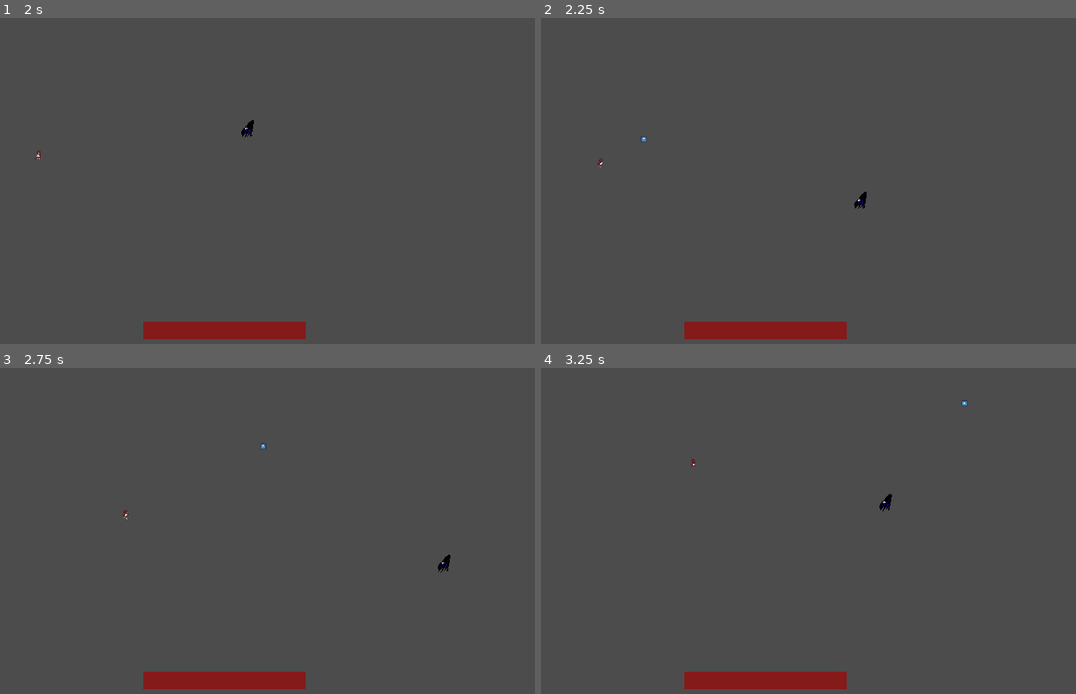
Above: before the commit, frames 1-4 (two rows, left to right).
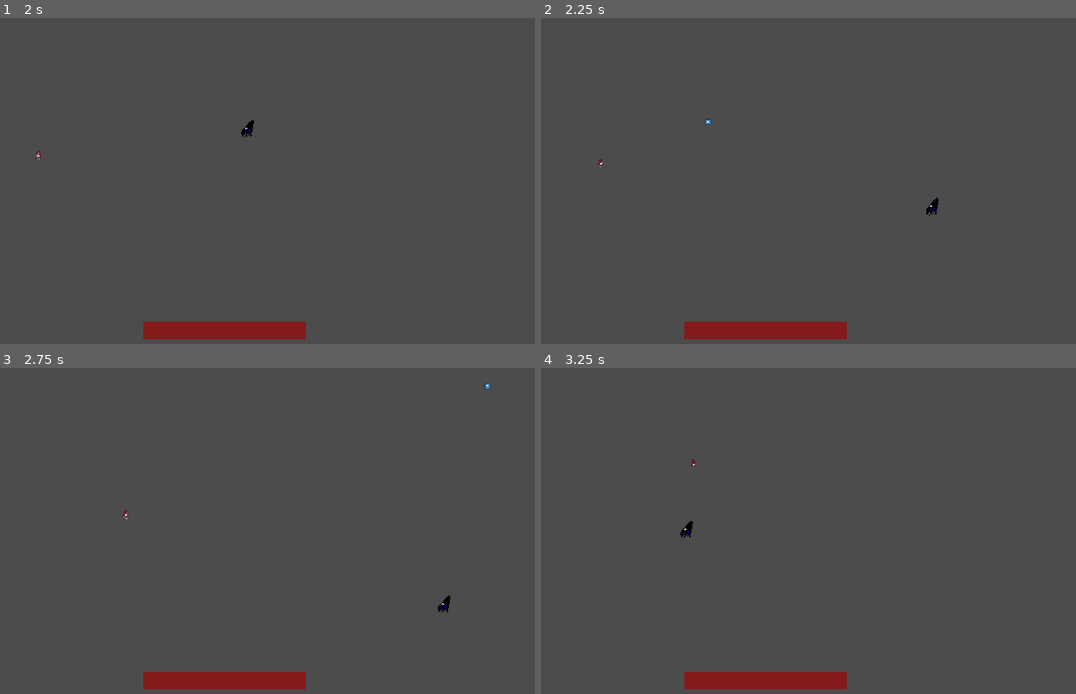
Above: after the commit, the same moments.

Repository: LadyVolk/The-Modern-Triad
Game: Godot game, scene res://Bosses/Anxiety/Level2.tscn
The game is run twice, just before and just after one commit, with the same random seed, the same clock (stepped at 60 frames per second) and the same inputs. This scene is started directly instead of the project's main scene. The engine's default icon, where the game draws it, is replaced by a stand-in: a white triangle on a blue panel in a dark square. Sound files missing from this copy of the repository are replaced by a short silence.
Inputs (mouse positions are in pixels of both pictures, inside the frame that each line leads up to):
- Up to frame 1 (2 s): tap Enter at 0.5 s; move the mouse to (363, 151) at 0.52 s; hold D (player_right) 0.53-1.28 s; hold Right mouse button (melee_attack) 0.53-1.28 s; tap Space (player_dash) at 1.25, 1.35 s; move the mouse to (96, 187) at 1.27 s; hold S (player_down) from 1.28 s (still down)
- Up to frame 2 (2.25 s): tap Enter at 2 s; move the mouse to (829, 89) at 2.02 s; release S (player_down) at 2.03 s; press the mouse at (829, 89) at 2.03 s; hold D (player_right) from 2.03 s (still down)
- Up to frame 3 (2.75 s): keep holding D (player_right)
- Up to frame 4 (3.25 s): move the mouse to (733, 589) at 2.77 s; release D (player_right) at 2.78 s; release the mouse at (733, 589) at 2.78 s; hold W (player_up) from 2.78 s (still down); right-click (733, 589) at 2.85 s

Frame 1 is identical in both runs. In frame 2, 0.2% of the frame differs, in the area x 18-75%, y 31-61%; in frame 3, 0.2%; in frame 4, 0.2%.

Commit message:
balancing and boss speed changes according to player movement

Diff:
--- a/game/Bosses/Anxiety/Anxiety.gd
+++ b/game/Bosses/Anxiety/Anxiety.gd
@@ -11,6 +11,7 @@
 var boss_state = 1
 var player = null
 var boss_stop = false
+var attack_cooldown_on = false
 
 export var health = 200
 
@@ -98,5 +99,18 @@
 
 
 func _on_Area2D_body_entered(body):
-	if body.is_in_group("player"):
+	if body.is_in_group("player") and not attack_cooldown_on:
+		$TimerAttack.start()
+		attack_cooldown_on = true
 		emit_signal("anxiety_attack", 25)
+
+
+func _on_TimerAttack_timeout():
+	attack_cooldown_on = false
+
+
+func increase_speed():
+	speed = 2000
+
+func decrease_speed():
+	speed = 1000
--- a/game/Bosses/Anxiety/Anxiety.tscn
+++ b/game/Bosses/Anxiety/Anxiety.tscn
@@ -172,5 +172,8 @@
 [node name="Colission" type="CollisionShape2D" parent="Area2D"]
 position = Vector2( 1.19745, -2.99368 )
 shape = SubResource( 5 )
+
+[node name="TimerAttack" type="Timer" parent="."]
 [connection signal="timeout" from="TimerPosition" to="." method="_on_TimerPosition_timeout"]
 [connection signal="body_entered" from="Area2D" to="." method="_on_Area2D_body_entered"]
+[connection signal="timeout" from="TimerAttack" to="." method="_on_TimerAttack_timeout"]
--- a/game/Bosses/Anxiety/Level2.gd
+++ b/game/Bosses/Anxiety/Level2.gd
@@ -18,6 +18,8 @@
 	player.connect("set_HUD", $GameHUD, "set_HUD")
 	player.connect("died", self, "_on_player_died")
 	player.connect("stop_boss", boss, "stop_boss")
+	player.connect("decrease_boss_speed", boss, "decrease_speed")
+	player.connect("increase_boss_speed", boss, "increase_speed")
 	boss.connect("new_target_position", self, "get_boss_position")
 	boss.connect("anxiety_attack", player, "take_damage")
 	boss.player = player
@@ -43,6 +45,8 @@
 		new_projectile.direction = direction
 		$TimerShoot.start()
 		can_shoot = false
+
+
 
 func random_position():
 	times_moved += 1
--- a/game/Bosses/Anxiety/Level2.tscn
+++ b/game/Bosses/Anxiety/Level2.tscn
@@ -12,7 +12,7 @@
 extents = Vector2( 310.521, 350 )
 
 [sub_resource type="RectangleShape2D" id=2]
-extents = Vector2( 889.341, 442.87 )
+extents = Vector2( 889.341, 478.474 )
 
 [sub_resource type="Shader" id=3]
 code = "shader_type canvas_item;
@@ -132,7 +132,7 @@
 position = Vector2( 1000, 500 )
 
 [node name="CollisionShape2D" type="CollisionShape2D" parent="BossArea"]
-position = Vector2( -41.7432, 11.0496 )
+position = Vector2( -38.06, 33.1489 )
 shape = SubResource( 2 )
 
 [node name="FadeScreen" parent="." instance=ExtResource( 4 )]
--- a/game/PlayerStuff/Player.gd
+++ b/game/PlayerStuff/Player.gd
@@ -5,6 +5,8 @@
 signal set_HUD
 signal died
 signal stop_boss
+signal increase_boss_speed
+signal decrease_boss_speed
 
 onready var image = $Image
 onready var animation = $AnimationPlayer
@@ -76,13 +78,14 @@
 
 	if mov_vector != Vector2.ZERO and not stunned:
 		apply_movement(mov_vector * speed * delta)
+		emit_signal("increase_boss_speed")
 	else:
 		apply_friction(speed*2 * delta)
 		if mode == "depression":
 			still_time += delta
 			if still_time >= max_still_time:
 				take_damage(still_damage * delta)
-
+		emit_signal("decrease_boss_speed")
 	if mode == "depression" and (mov_vector != Vector2.ZERO or dash_movement.length() > 0) \
 		and not stunned:
 		still_time = 0
--- a/game/PlayerStuff/Player.tscn
+++ b/game/PlayerStuff/Player.tscn
@@ -935,7 +935,6 @@
 texture = ExtResource( 7 )
 vframes = 4
 hframes = 10
-frame = 9
 
 [node name="Collision" type="CollisionShape2D" parent="."]
 visible = false
--- a/game/PlayerStuff/Projectile.gd
+++ b/game/PlayerStuff/Projectile.gd
@@ -3,7 +3,7 @@
 class_name Projectile
 
 var direction
-export var speed = 1000
+export var speed = 2000
 
 signal shoot_at_boss
 
